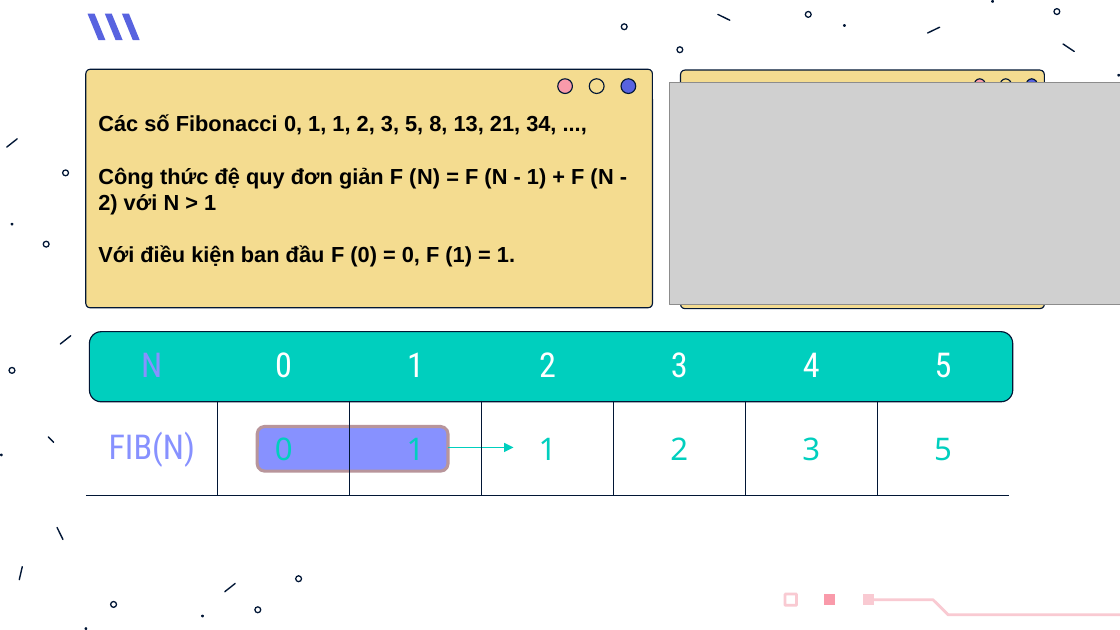
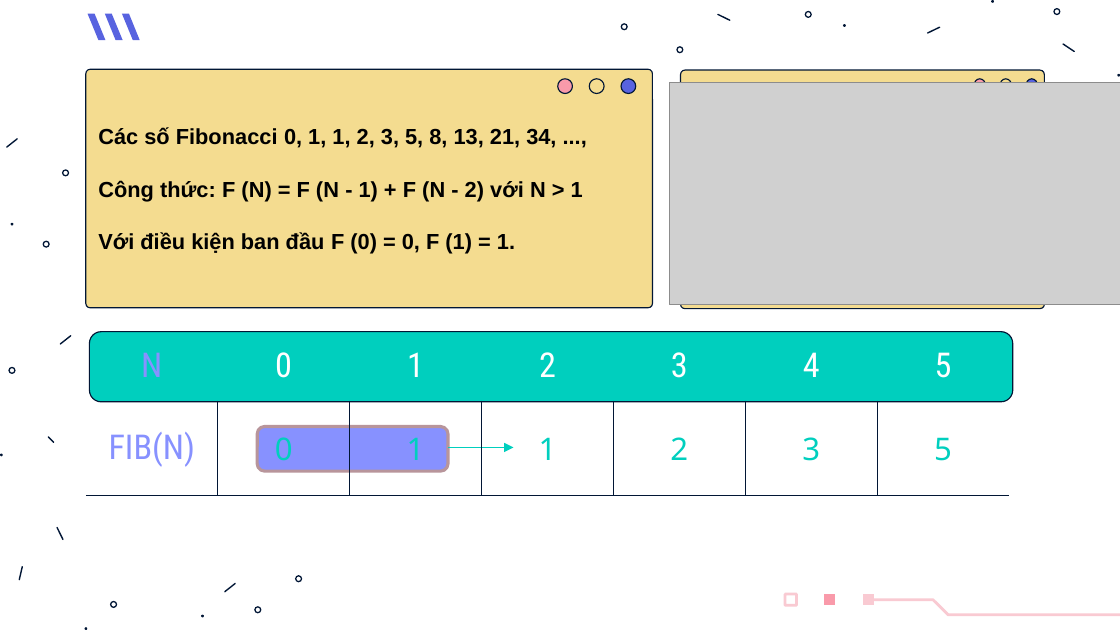
Before and after one commit to Tox1cCoder/CS112, a slide deck: slide 10 of Slide.pptx (slide 9 before the commit). Drawn at 1120x630 pixels with LibreOffice and Linux fonts; fonts in the diff are those of the drawing; grey boxes stand for pictures. Boxes give left, top, right and bottom in pixels: in the first picture for what was removed or moved away, otherwise in the second. Text is boxed around its words. In the diff, an @@ line names an element or a change of style, - is before the commit and + after.

```diff
--- a/Slide.pptx
+++ b/Slide.pptx
@@ text in rounded rectangle at (x1=98, y1=180, x2=583, y2=202): text changed @@
-Công thức đệ quy đơn giản F (N) = F (N - 1) + F (N - 2) với N > 1
+Công thức: F (N) = F (N - 1) + F (N - 2) với N > 1
```
Also in this commit, not shown: 24 other slides changed, 4 slides added, 1 other file.
